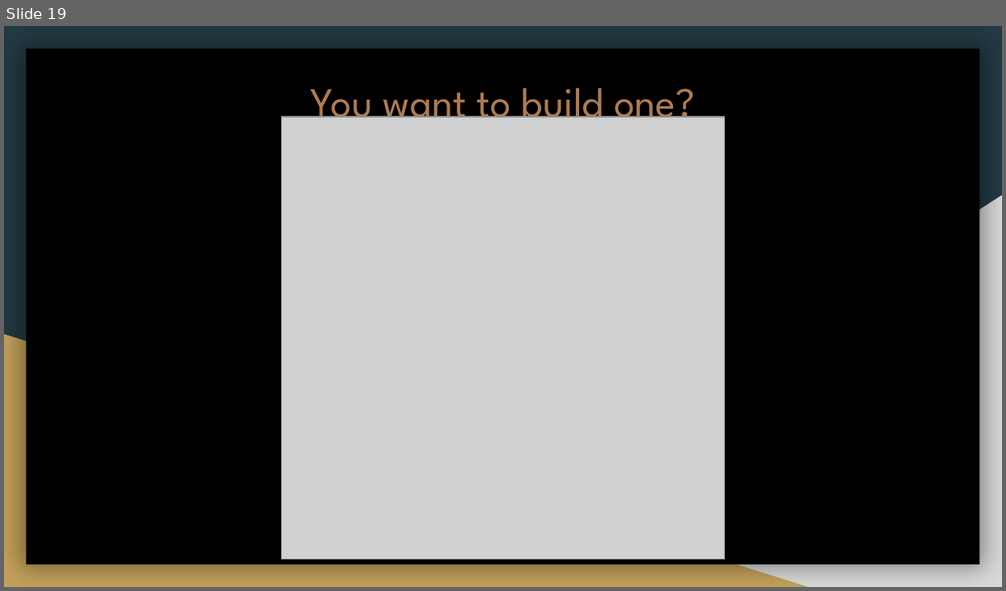
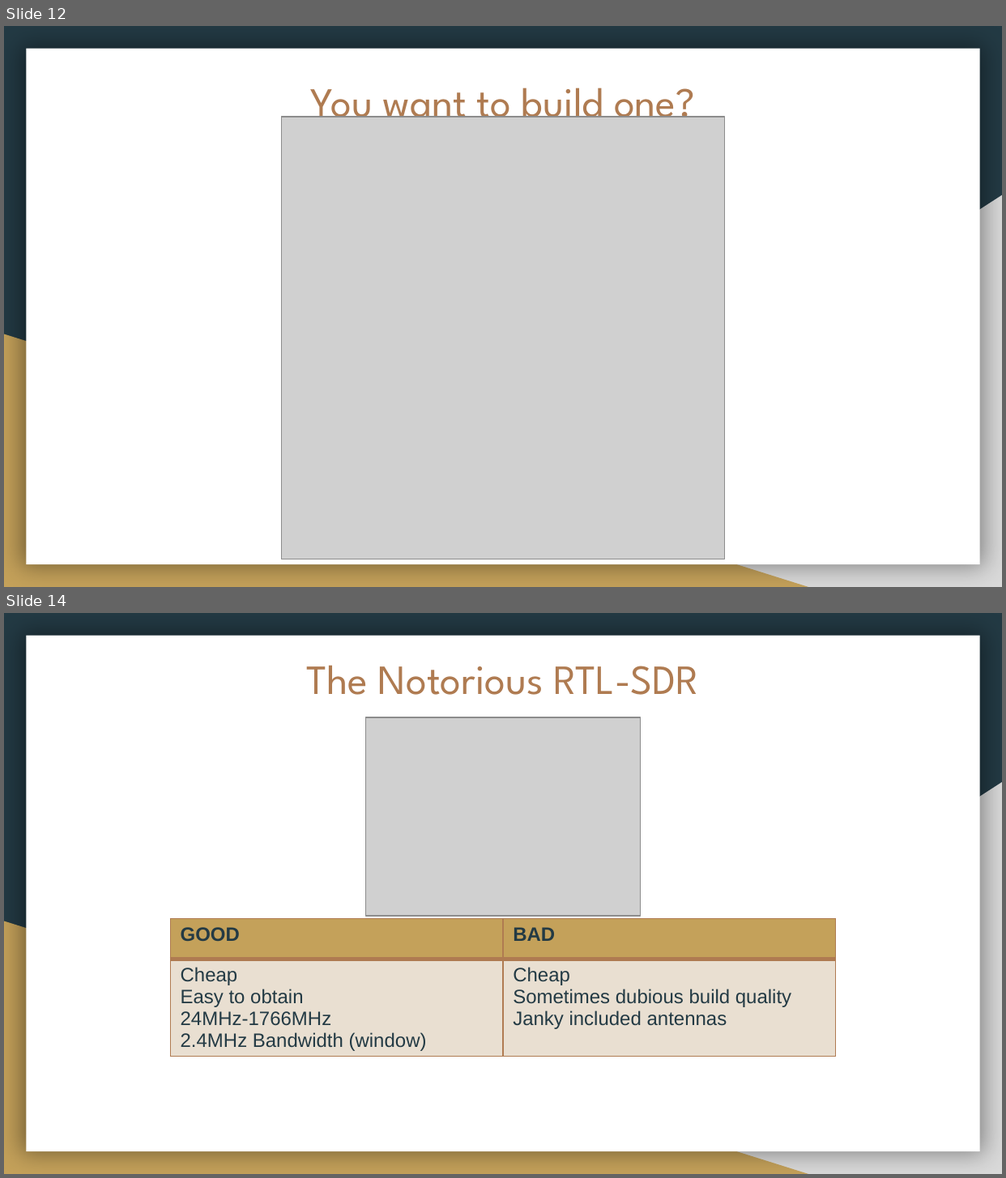
Before and after one commit to backwardn/siginttablet, a slide deck: CircleCityCon 2019/RadioInstigator CCC version.pptx. Shown one above the other, each under a label of ours: slide 19 before the commit, slides 12 and 14 after it; the slides between them are not shown. The pictures are 1006x591 and 1006x1178 pixels, drawn with LibreOffice and Linux fonts; fonts in the diff are those of the drawing; grey boxes stand for pictures. Boxes give left, top, right and bottom in pixels: in the first picture for what was removed or moved away, otherwise in the second. Text is boxed around its words. In the diff, an @@ line names an element or a change of style, - is before the commit and + after.

```diff
--- a/CircleCityCon 2019/RadioInstigator CCC version.pptx
+++ b/CircleCityCon 2019/RadioInstigator CCC version.pptx
@@ slide 14 added at (4,613,1002,1174), background #233A44; not listed: 3 template elements that a slide beside it also shows @@
@@ title added at (306,665,699,695), 30 pt, text #AF7B51 @@
+The Notorious RTL-SDR
@@ picture added at (365,717,640,917) @@
@@ table added at (171,919,835,1063), 2 rows, 2 columns @@
+GOOD | BAD
+Cheap / Easy to obtain / 24MHz-1766MHz / 2.4MHz Bandwidth (window) | Cheap / Sometimes dubious build quality / Janky included antennas
@@ what was slide 19 is now slide 12 @@
@@ slide 12 changed as well @@
@@ rectangle at (26,49,980,565): fill #000000 to #FFFFFF @@
```
Also in this commit, not shown: 14 other slides changed, 15 other slides added, 5 slides removed, 17 other files.
